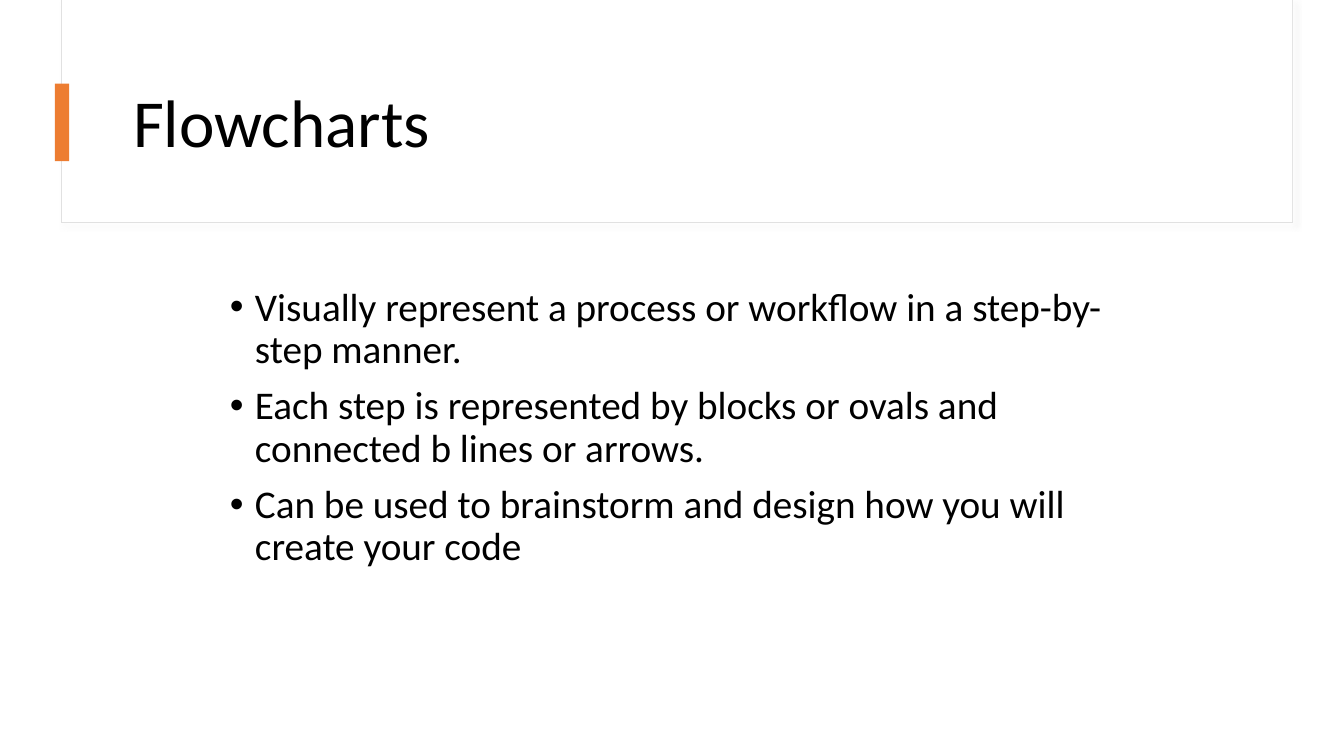
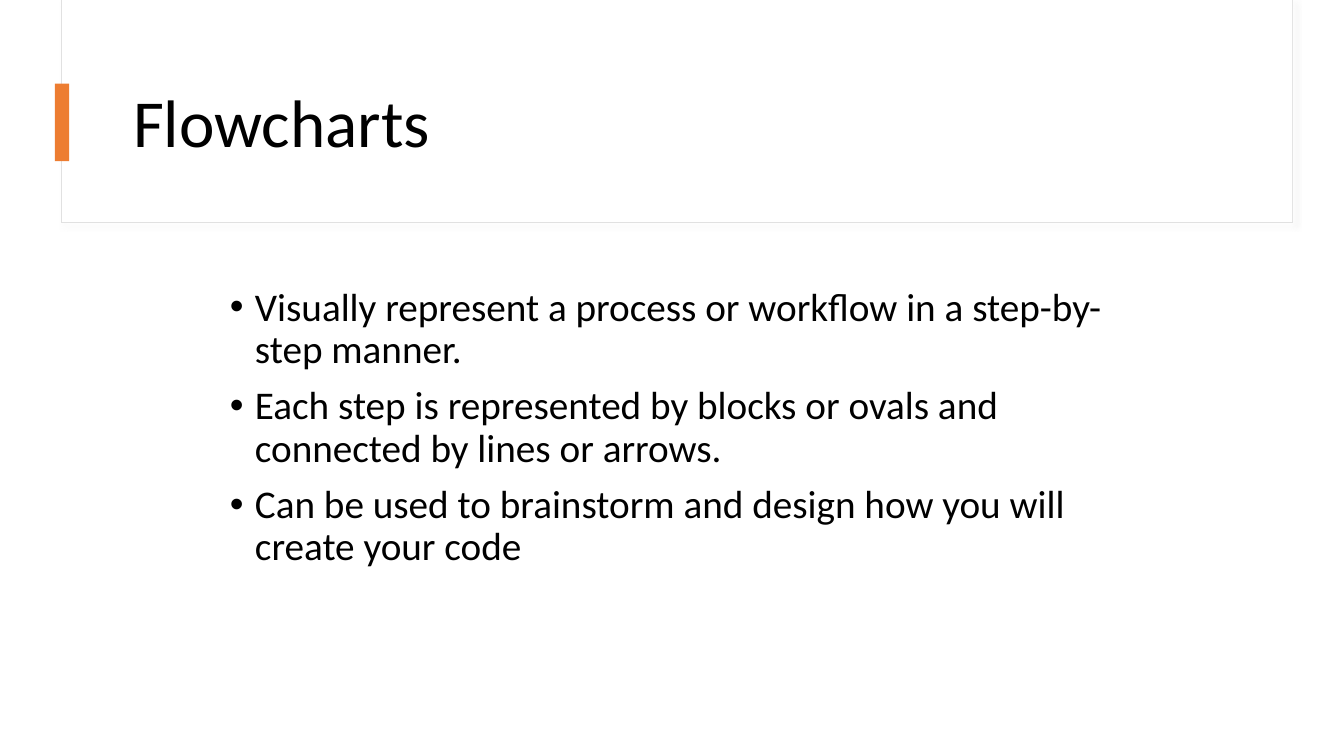
Before and after one commit to kevmoens/ThatConference2022, a slide deck: slide 25 of ThatConference2022.pptx. Drawn at 1344x756 pixels with LibreOffice and Linux fonts; fonts in the diff are those of the drawing. Boxes give left, top, right and bottom in pixels: in the first picture for what was removed or moved away, otherwise in the second. Text is boxed around its words. In the diff, an @@ line names an element or a change of style, - is before the commit and + after.

```diff
--- a/ThatConference2022.pptx
+++ b/ThatConference2022.pptx
@@ text at [255, 391, 998, 469]: text changed @@
-• Each step is represented by blocks or ovals and connected b lines or arrows.
+• Each step is represented by blocks or ovals and connected by lines or arrows.
```
Also in this commit, not shown: 4 other slides changed, 1 other file.
